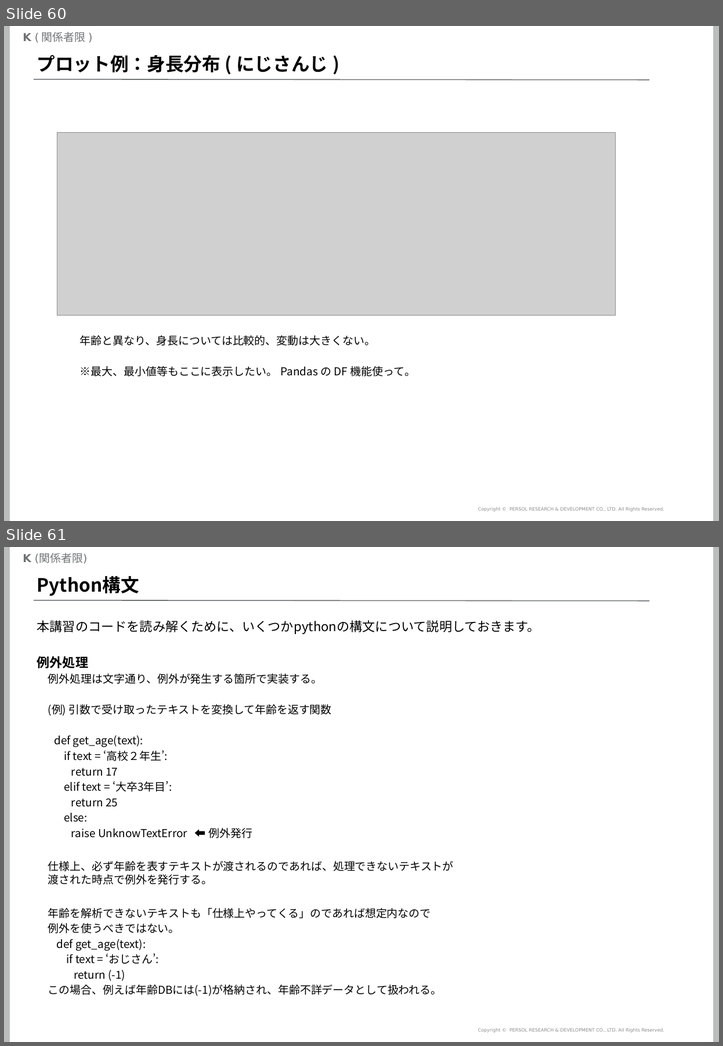
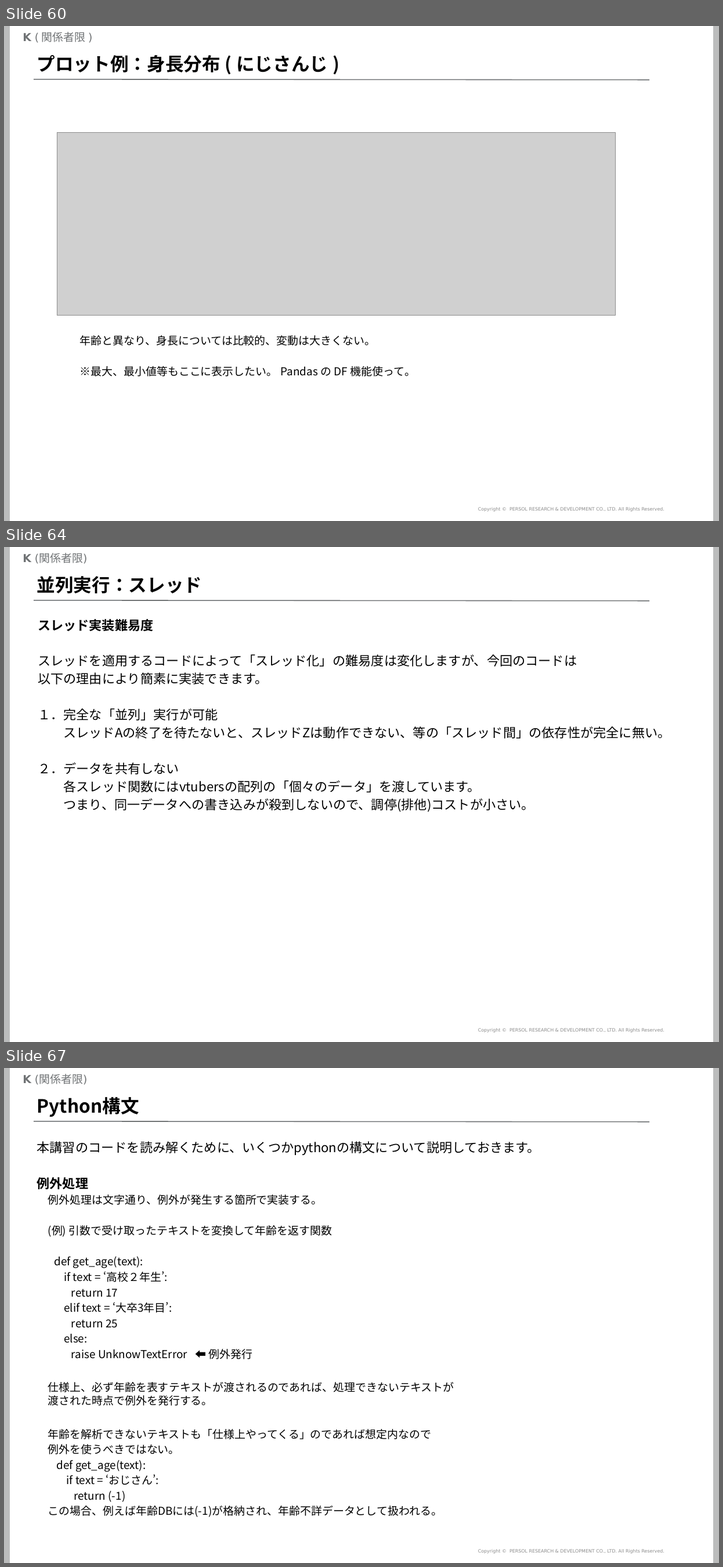
Before and after one commit to mogrodown/python_session, a slide deck: doc/python中級講座_2020.pptx. Shown one above the other, each under a label of ours: slides 60 and 61 before the commit, slides 60, 64 and 67 after it; the slides between them are not shown. The pictures are 723x1046 and 723x1567 pixels, drawn with LibreOffice and Linux fonts; fonts in the diff are those of the drawing; grey boxes stand for pictures; background and template pictures are left out. Boxes give left, top, right and bottom in pixels: in the first picture for what was removed or moved away, otherwise in the second. Text is boxed around its words. In the diff, an @@ line names an element or a change of style, - is before the commit and + after.

```diff
--- a/doc/python中級講座_2020.pptx
+++ b/doc/python中級講座_2020.pptx
@@ slide 64 added at bbox=[4, 547, 719, 1042], background #FFFFFF; not listed: 5 template elements that a slide beside it also shows @@
@@ title added at bbox=[37, 576, 202, 593], 20 pt, text #000000, bold @@
+並列実行：スレッド
@@ text added at bbox=[38, 619, 670, 811], 14 pt, text #000000 @@
+スレッド実装難易度
+スレッドを適用するコードによって「スレッド化」の難易度は変化しますが、今回のコードは
+以下の理由により簡素に実装できます。
+１．完全な「並列」実行が可能
+スレッドAの終了を待たないと、スレッドZは動作できない、等の「スレッド間」の依存性が完全に無い。
+２．データを共有しない
+各スレッド関数にはvtubersの配列の「個々のデータ」を渡しています。
+つまり、同一データへの書き込みが殺到しないので、調停(排他)コストが小さい。
@@ what was slide 61 is now slide 67 @@
```
Also in this commit, not shown: 5 other slides added, 3 other files.
